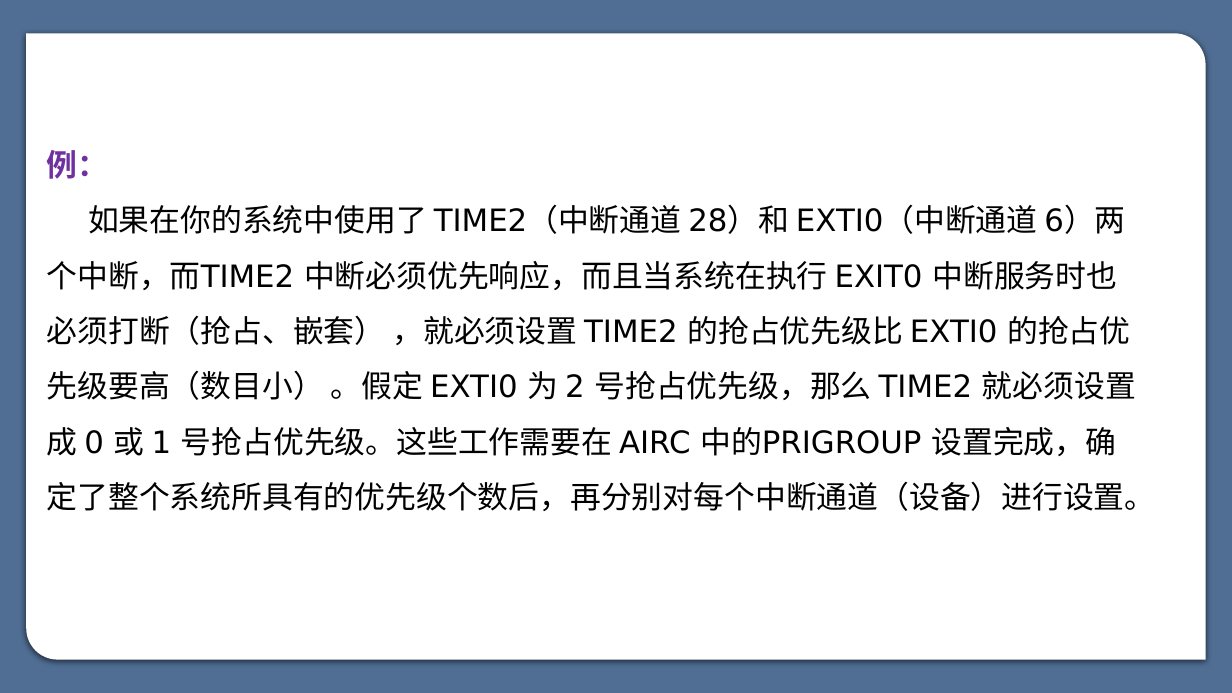
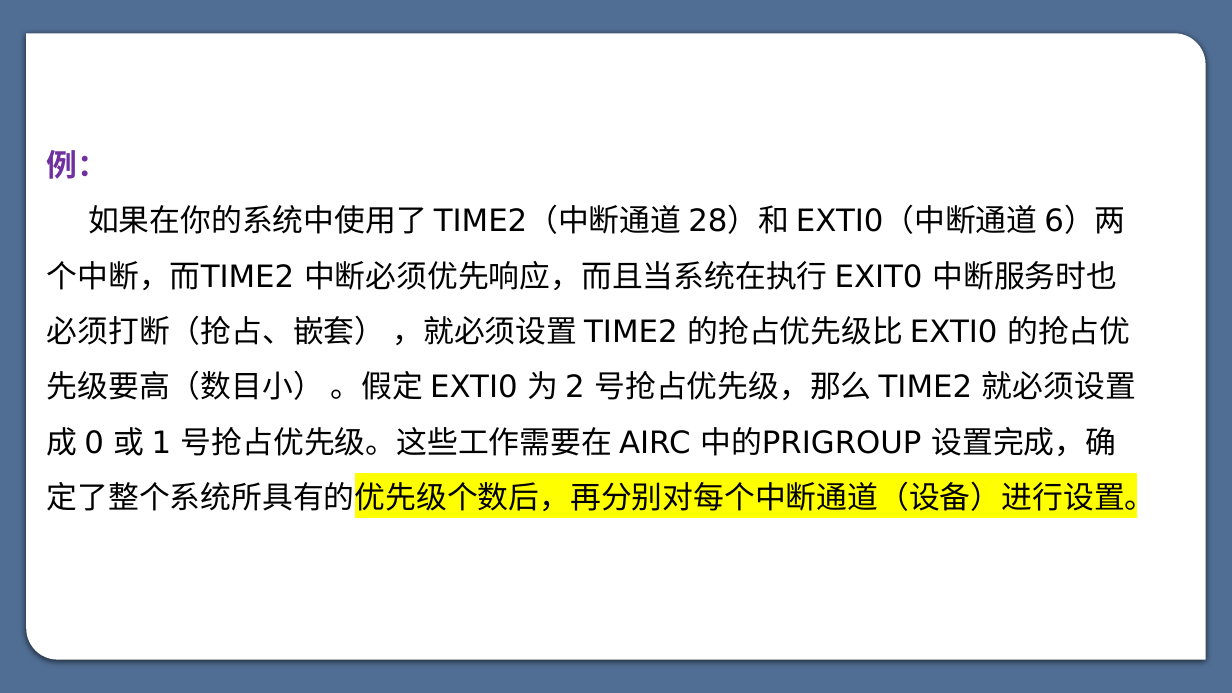
Before and after one commit to myp-super/SXU-CK-Learning-materials, a slide deck: slide 10 of 嵌入式学习资料/STM32/大三下课堂课件/第六章 EXTI原理及应用.pptx (slide 9 before the commit). Drawn at 1232x693 pixels with LibreOffice and Linux fonts; fonts in the diff are those of the drawing. Boxes give left, top, right and bottom in pixels: in the first picture for what was removed or moved away, otherwise in the second. Text is boxed around its words. In the diff, an @@ line names an element or a change of style, - is before the commit and + after.

```diff
--- a/嵌入式学习资料/STM32/大三下课堂课件/第六章 EXTI原理及应用.pptx
+++ b/嵌入式学习资料/STM32/大三下课堂课件/第六章 EXTI原理及应用.pptx
@@ text at (47,205,1156,517): highlight none to #FFFF00 in "设置完成，确定了整个系统所具有的优先级个数后，再分别对每个中断通道（设备）进行设置。" @@
```
Also in this commit, not shown: 7 other slides changed, 1 slide added, 2 other files.
